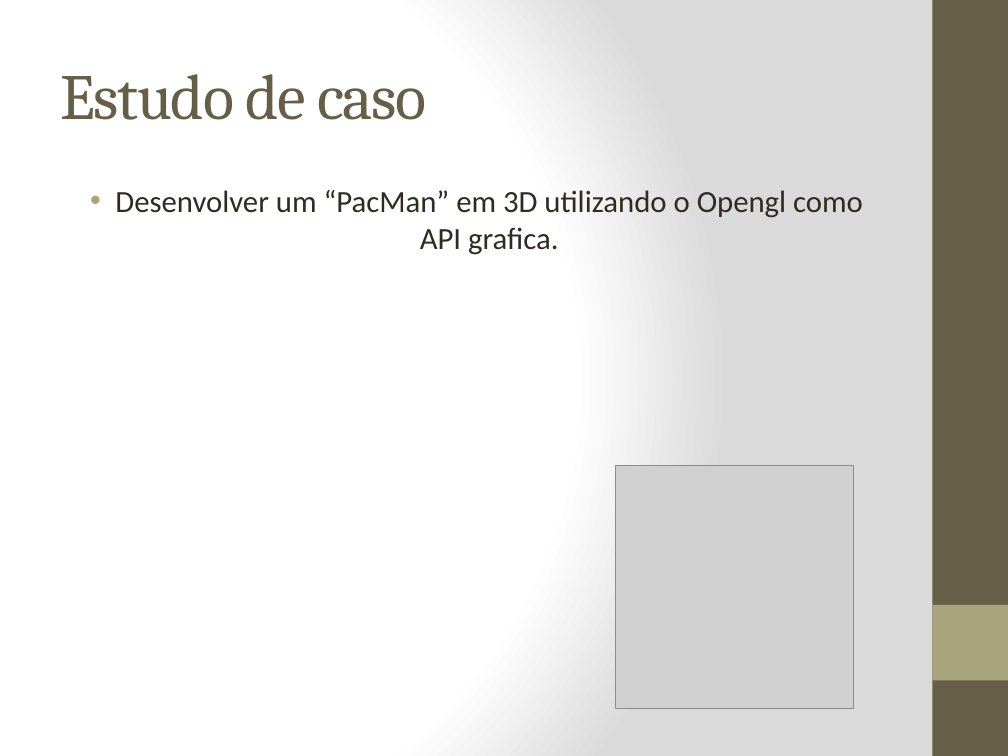
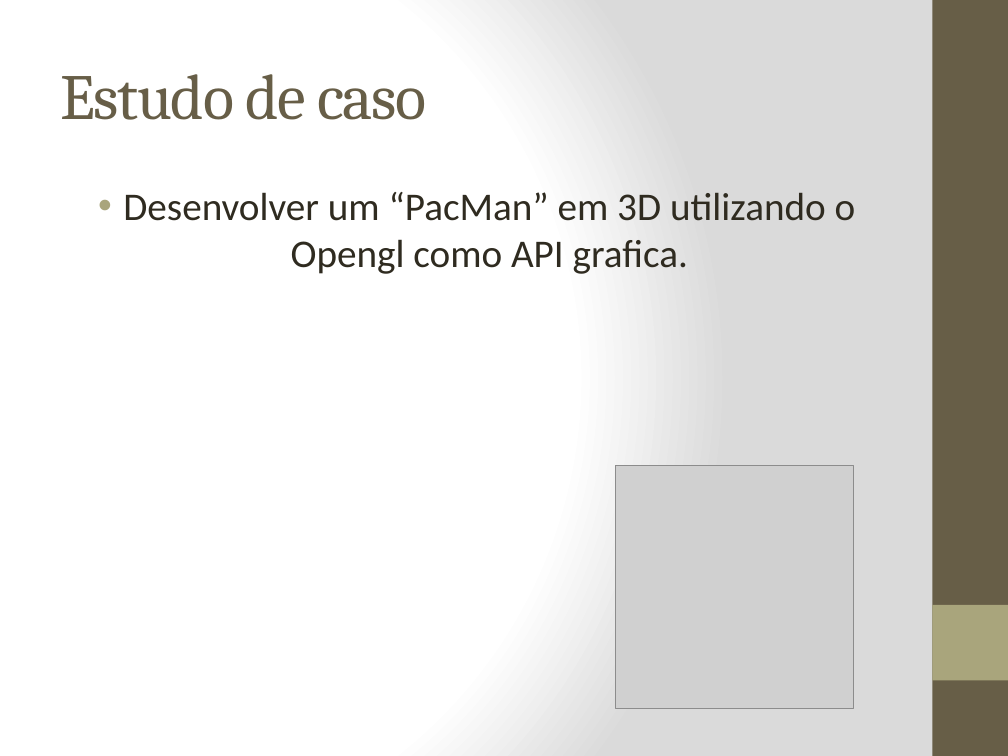
Before and after one commit to Ziul/glmaze, a slide deck: slide 2 of Apresentação/PacMan 3D.pptx. Drawn at 1008x756 pixels with LibreOffice and Linux fonts; fonts in the diff are those of the drawing; grey boxes stand for pictures. Boxes give left, top, right and bottom in pixels: in the first picture for what was removed or moved away, otherwise in the second. Text is boxed around its words. In the diff, an @@ line names an element or a change of style, - is before the commit and + after.

```diff
--- a/Apresentação/PacMan 3D.pptx
+++ b/Apresentação/PacMan 3D.pptx
@@ text "Desenvolver um “PacMan” em 3D ..." at [123,192,856,274]: size 22 to 28 pt; more space between paragraphs @@
```
Also in this commit, not shown: 11 other slides changed.
